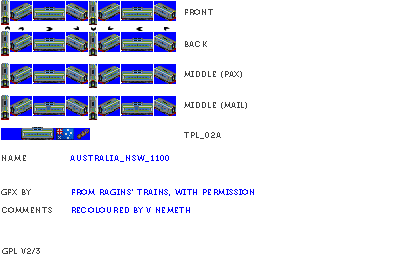
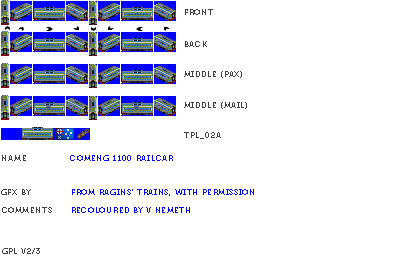
The second (400, 270) image is a revision of the first. Changes to its layers:
renamed "Australia_NSW_1100" to "Comeng 1100 Railcar", painted on it over [70, 155, 173, 162]
